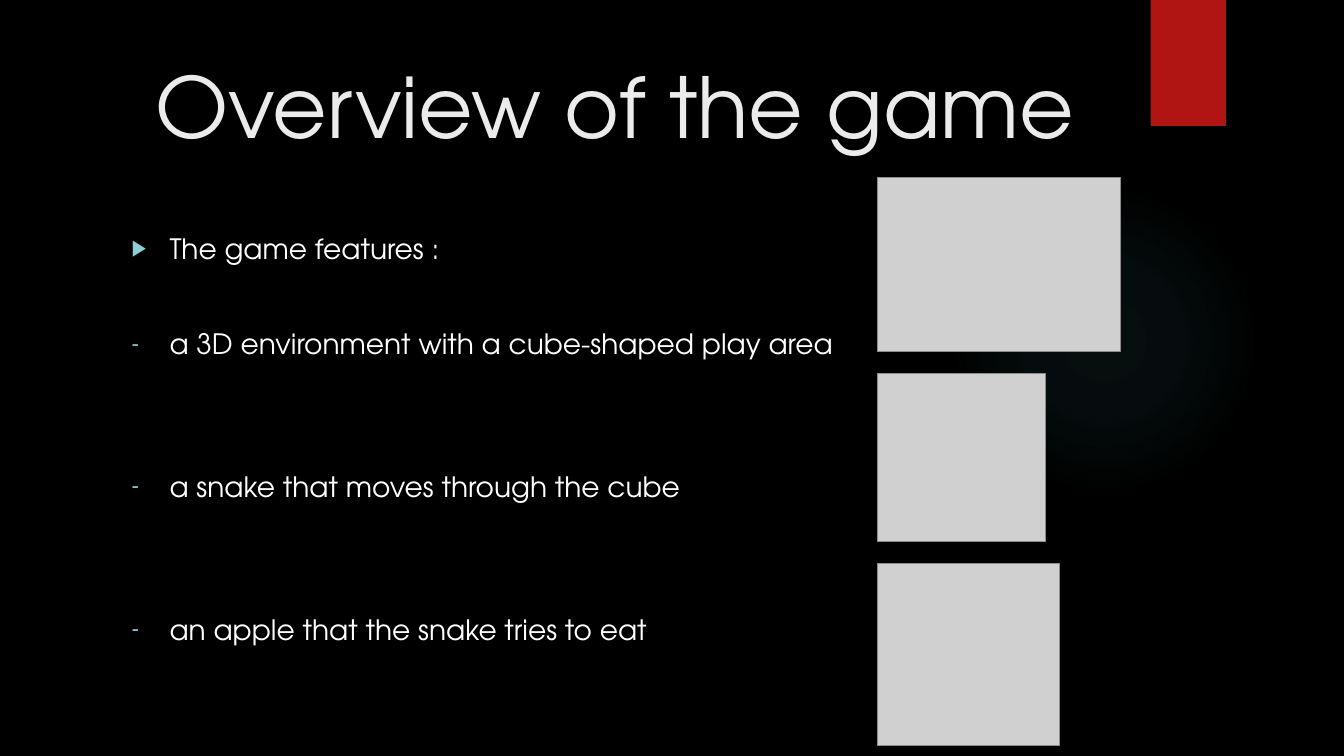
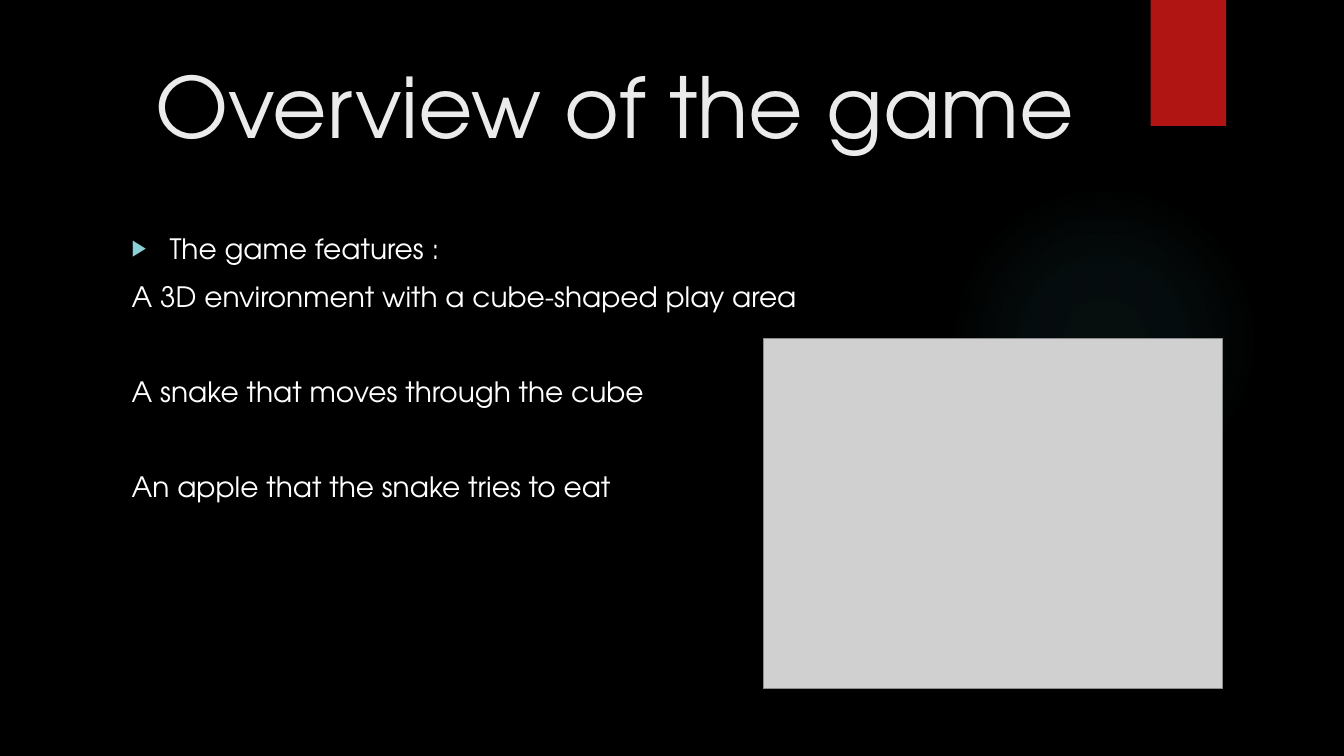
Before and after one commit to KhoaNguyen1804/Computer_Graphic_2023, a slide deck: slide 3 of Presentation.pptx. Drawn at 1344x756 pixels with LibreOffice and Linux fonts; fonts in the diff are those of the drawing; grey boxes stand for pictures; background and template pictures are left out. Boxes give left, top, right and bottom in pixels: in the first picture for what was removed or moved away, otherwise in the second. Text is boxed around its words. In the diff, an @@ line names an element or a change of style, - is before the commit and + after.

```diff
--- a/Presentation.pptx
+++ b/Presentation.pptx
@@ picture removed at (878, 177, 1121, 352) @@
@@ text at (132, 286, 796, 503): text changed @@
-– a 3D environment with a cube-shaped play area
-– a snake that moves through the cube
-– an apple that the snake tries to eat
+A 3D environment with a cube-shaped play area
+A snake that moves through the cube
+An apple that the snake tries to eat
@@ picture added at (763, 339, 1222, 689) @@
@@ picture removed at (878, 374, 1047, 542) @@
@@ picture removed at (878, 564, 1061, 746) @@
```
Also in this commit, not shown: 6 other slides changed, 1 slide added, 4 other files.
